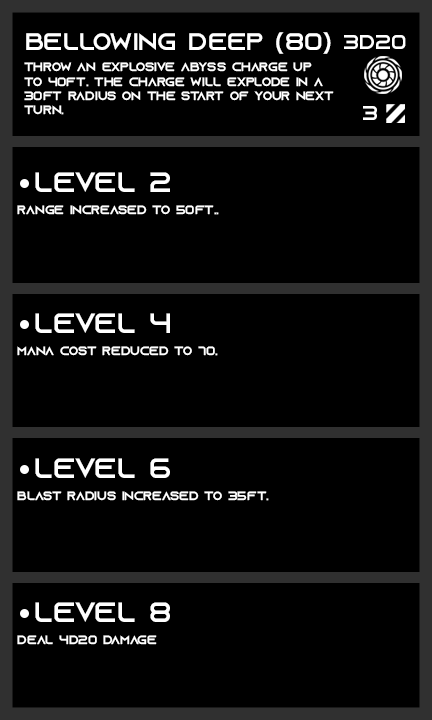
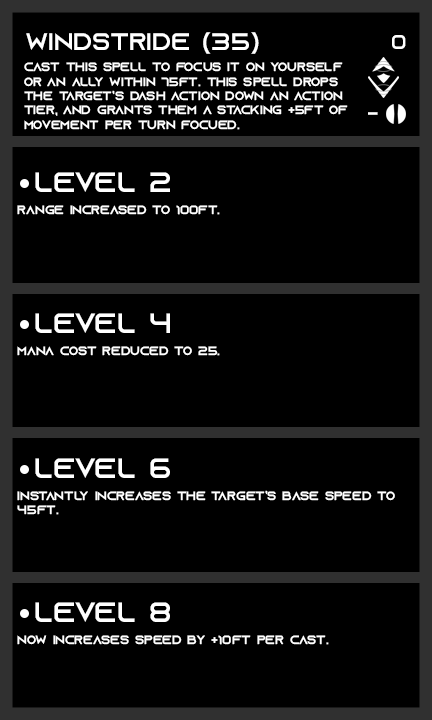
Two versions of the same layered image (432px x 720px). Layer-by-layer changes:
hid "Anti Tank" over box(386, 104, 405, 123)
showed "Standard" over box(386, 104, 406, 124)
painted on "AP" over box(363, 106, 378, 120)
renamed "3d20" to "0", painted on it over box(344, 35, 390, 49)
painted on "archetype" over box(24, 62, 348, 130)
renamed "bellowing deep (80)" to "windstride (35)", painted on it over box(26, 32, 331, 54)
hid "abyss" over box(364, 56, 402, 94)
showed "shear" over box(368, 57, 399, 98)
renamed "range increased to 50ft.." to "range increased to 100ft.", painted on it over box(176, 205, 220, 215)
renamed "mana cost reduced to 70." to "mana cost reduced to 25.", painted on it over box(198, 346, 220, 356)
renamed "blast radius increased to 35ft." to "instantly increases the target’s base speed to 45ft.", painted on it over box(17, 490, 395, 515)
renamed "deal 4d20 damage" to "now increases speed by +10ft per cast.", painted on it over box(17, 635, 329, 645)